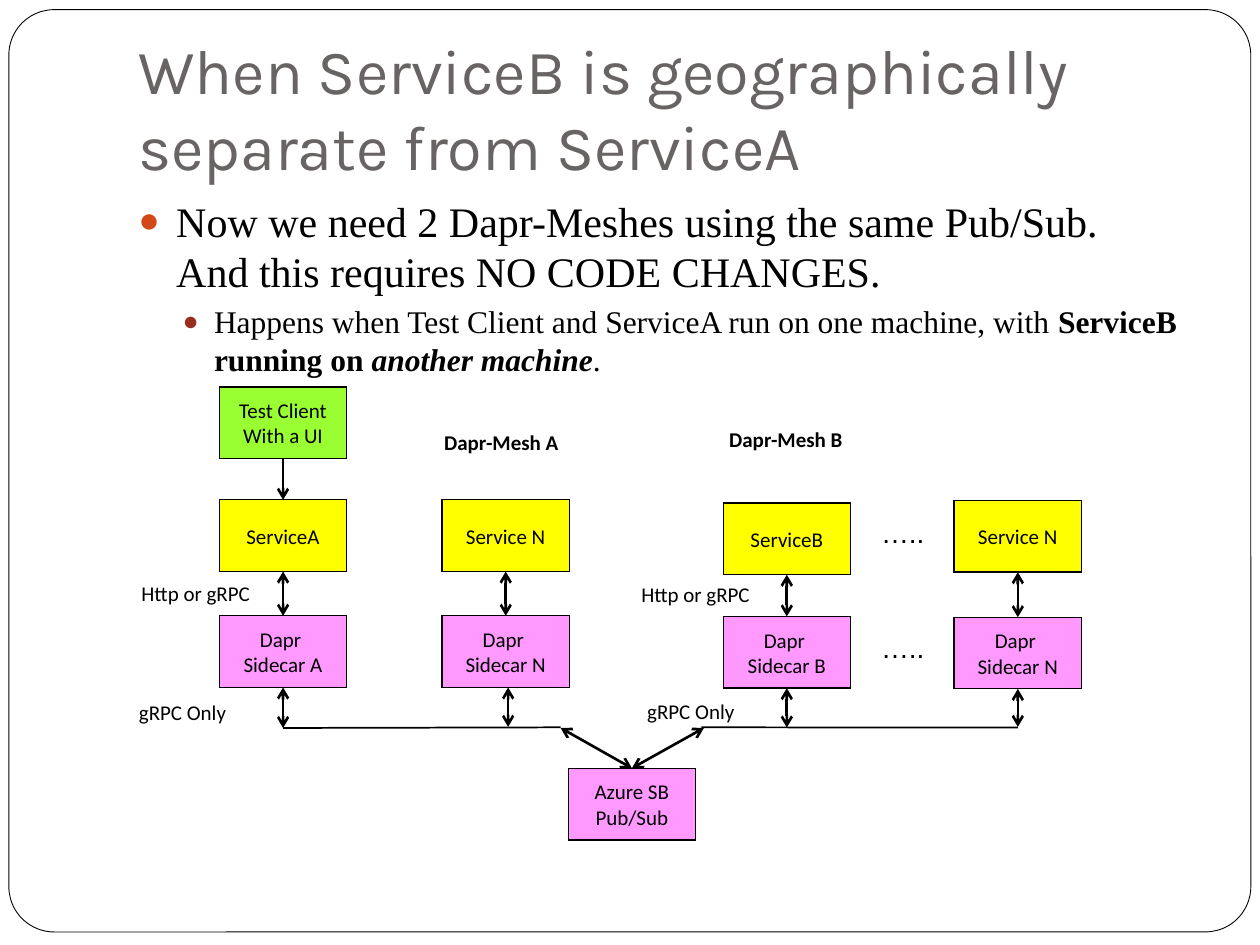
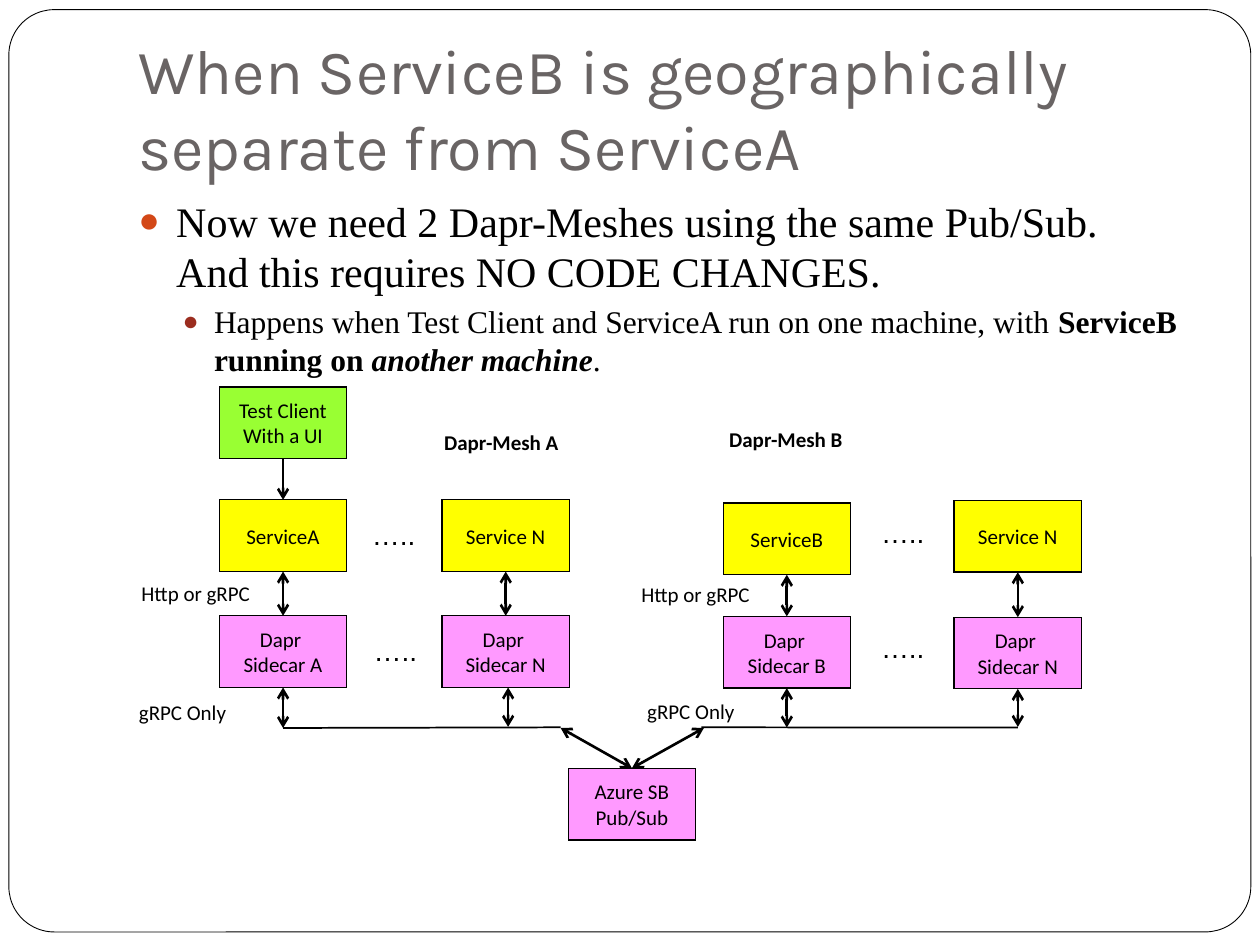
Before and after one commit to georgestevens99/DiscoverDapr, a slide deck: slide 10 of grpc-pubsub-azservicebus/Thinking Outside the Dapr-Mesh with Dapr, gRPC.pptx. Drawn at 1260x945 pixels with LibreOffice and Linux fonts; fonts in the diff are those of the drawing. Boxes give left, top, right and bottom in pixels: in the first picture for what was removed or moved away, otherwise in the second. Text is boxed around its words. In the diff, an @@ line names an element or a change of style, - is before the commit and + after.

Commit message:
Inserted missing ellipises on the right hand Dapr-Mesh of the diagram of 2 Dapr-Meshes.

```diff
--- a/grpc-pubsub-azservicebus/Thinking Outside the Dapr-Mesh with Dapr, gRPC.pptx
+++ b/grpc-pubsub-azservicebus/Thinking Outside the Dapr-Mesh with Dapr, gRPC.pptx
@@ text added at box(359, 510, 435, 561), 16 pt, text #000000 @@
+…..
@@ text added at box(362, 627, 437, 678), 16 pt, text #000000 @@
+…..
```
